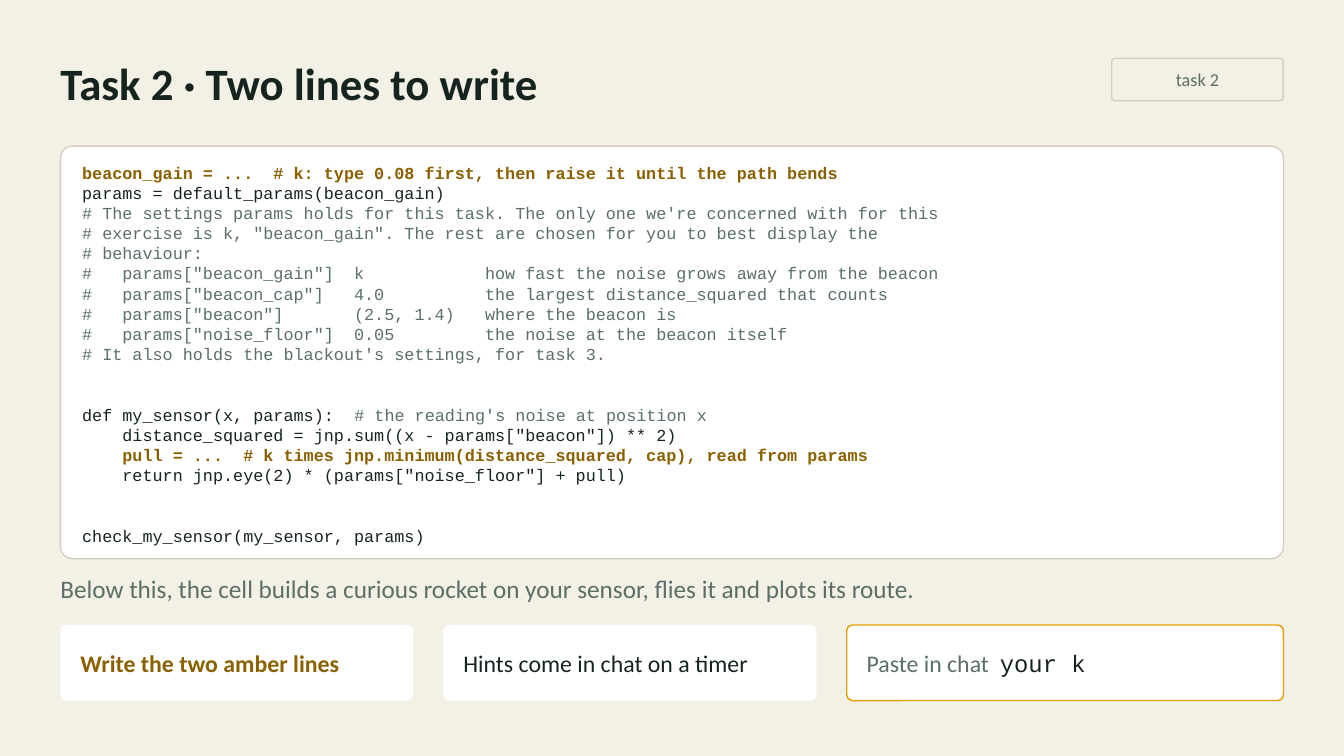
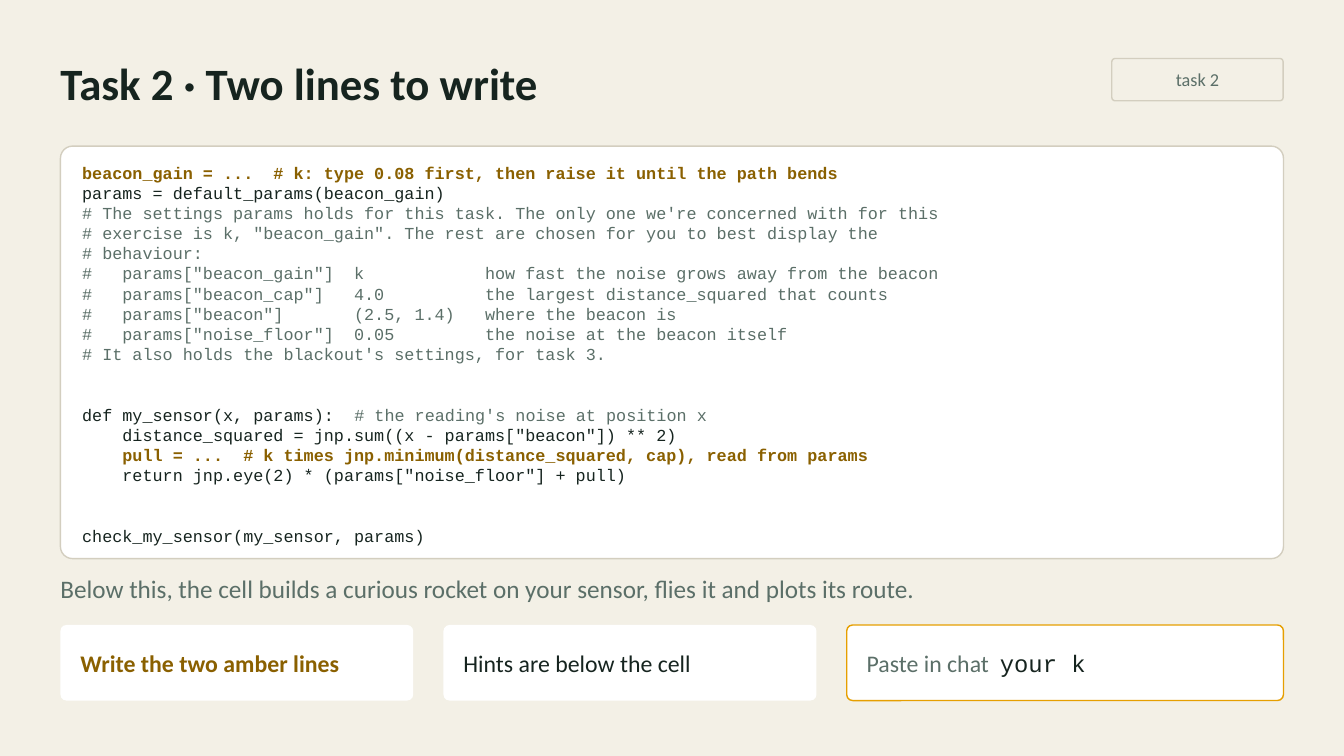
Before and after one commit to inferogenesis/cpomdp-workshop, a slide deck: slide 14 of deck/cpomdp_symposium_2026.pptx. Drawn at 1344x756 pixels with LibreOffice and Linux fonts; fonts in the diff are those of the drawing. Boxes give left, top, right and bottom in pixels: in the first picture for what was removed or moved away, otherwise in the second. Text is boxed around its words. In the diff, an @@ line names an element or a change of style, - is before the commit and + after.

```diff
--- a/deck/cpomdp_symposium_2026.pptx
+++ b/deck/cpomdp_symposium_2026.pptx
@@ text in rounded rectangle at [463,655,691,672]: text changed @@
-Hints come in chat on a timer
+Hints are below the cell
```
Also in this commit, not shown: 4 other slides changed, 2 slides added, 2 slides removed, 8 other files.
